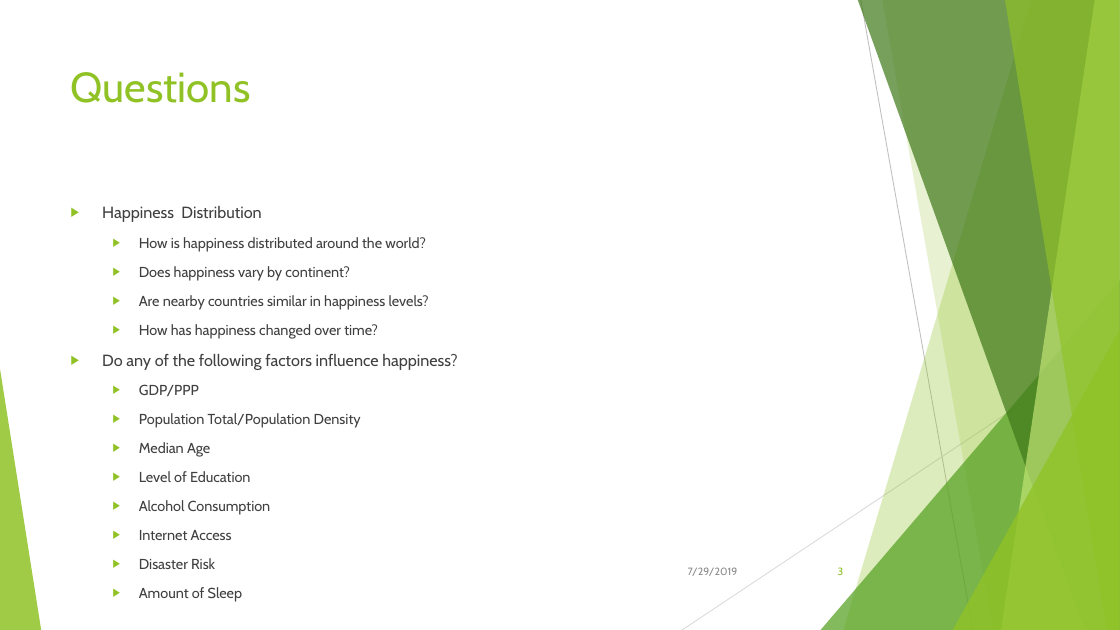
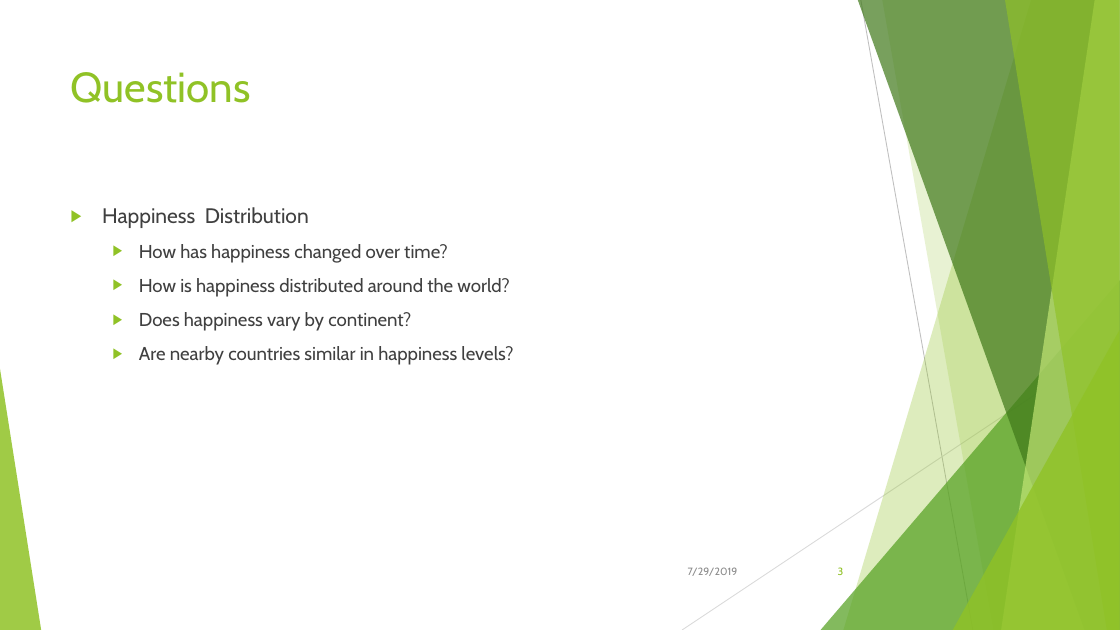
Before and after one commit to Kika000/Project-1, a slide deck: slide 3 of What Makes the World Happy.pptx. Drawn at 1120x630 pixels with LibreOffice and Linux fonts; fonts in the diff are those of the drawing. Boxes give left, top, right and bottom in pixels: in the first picture for what was removed or moved away, otherwise in the second. Text is boxed around its words. In the diff, an @@ line names an element or a change of style, - is before the commit and + after.

```diff
--- a/What Makes the World Happy.pptx
+++ b/What Makes the World Happy.pptx
@@ text at (102, 207, 513, 365): size 13.9 to 18 pt in "Happiness Distribution"; size 12.4 to 16 pt in "How is happiness distributed around the world?", "Does happiness vary by continent?", "Are nearby countries similar in happiness levels?" @@
@@ text at (139, 244, 448, 263): paragraph added @@
+  ▶ How has happiness changed over time?
@@ text at (102, 324, 457, 540): paragraphs removed @@
-  ▶ How has happiness changed over time?
-▶ Do any of the following factors influence happiness?
-  ▶ GDP/PPP
-  ▶ Population Total/Population Density
-  ▶ Median Age
-  ▶ Level of Education
-  ▶ Alcohol Consumption
-  ▶ Internet Access
-  ▶ Disaster Risk
-  ▶ Amount of Sleep
```
Also in this commit, not shown: 9 other slides changed, 1 slide added.
